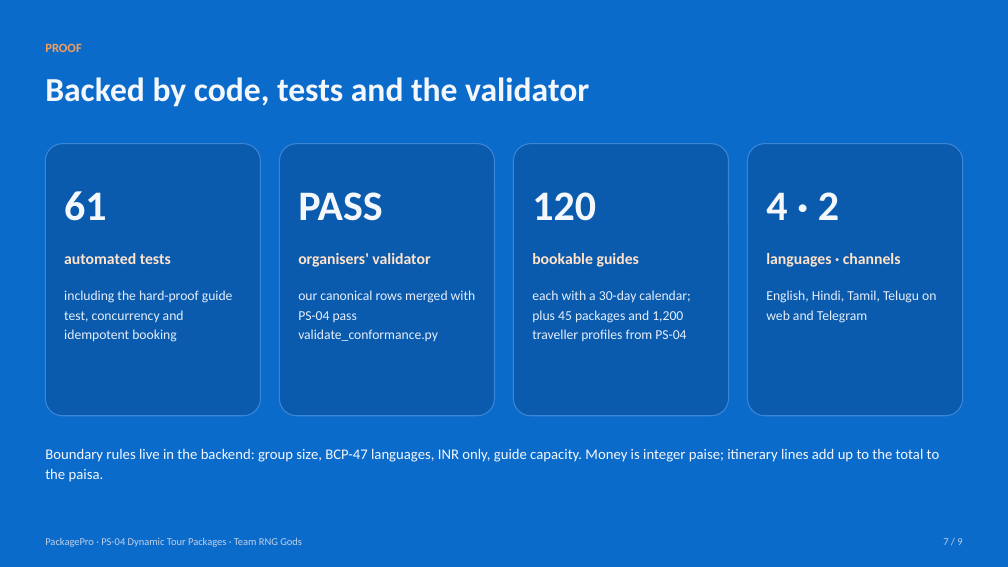
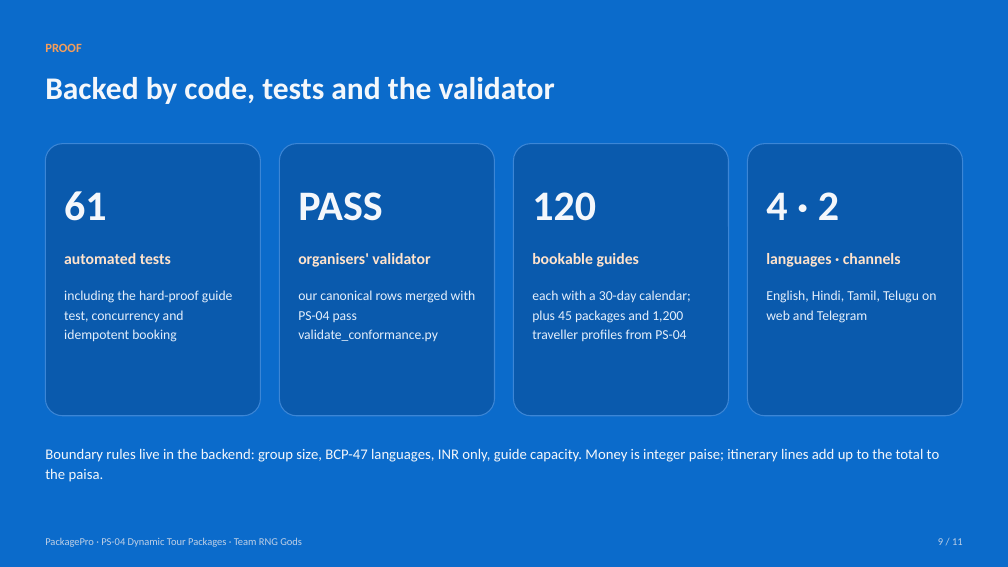
Before and after one commit to siddhartha0132/packagepro-best, a slide deck: slide 9 of docs/pitch/PackagePro-PS04.pptx (slide 7 before the commit). Drawn at 1008x567 pixels with LibreOffice and Linux fonts; fonts in the diff are those of the drawing. Boxes give left, top, right and bottom in pixels: in the first picture for what was removed or moved away, otherwise in the second. Text is boxed around its words. In the diff, an @@ line names an element or a change of style, - is before the commit and + after.

```diff
--- a/docs/pitch/PackagePro-PS04.pptx
+++ b/docs/pitch/PackagePro-PS04.pptx
@@ text "Backed by code, tests and ..." at (45, 77, 555, 104): size 32 to 30 pt @@
@@ text at (938, 538, 963, 545): text changed @@
-7 / 9
+9 / 11
```
Also in this commit, not shown: 8 other slides changed, 2 slides added, 7 other files.
